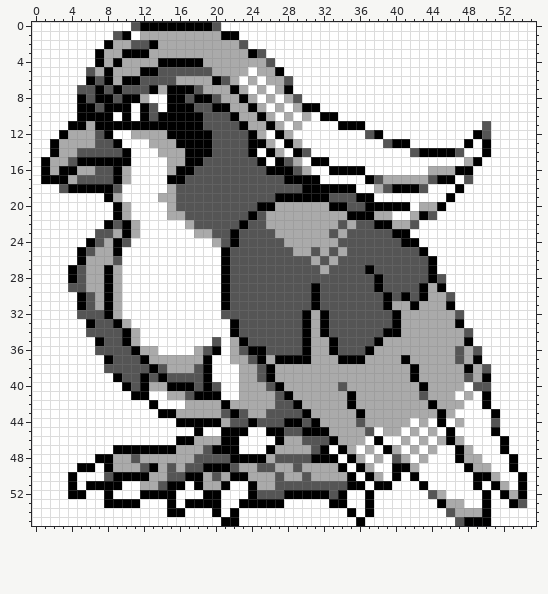
File history of a pixel-art sprite, gfx/pokemon/front/pidgeot.png. Above is the file before it was changed.
The file is 56x56 pixels.
After:
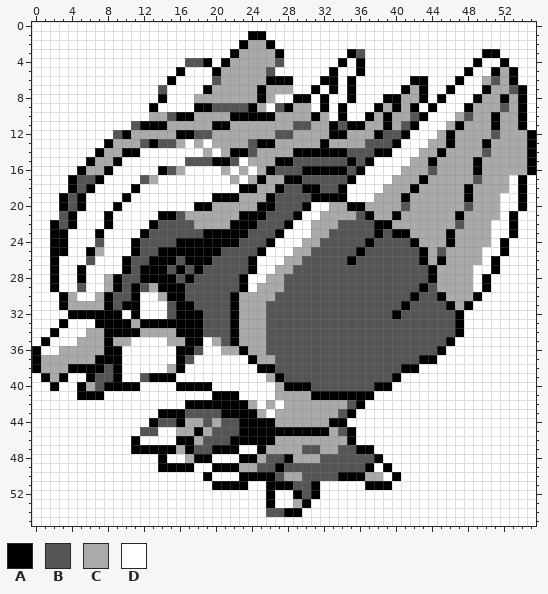
Palette (. is transparent): A #000000  B #555555  C #aaaaaa  D #ffffff
The author wrote: Pidgeot front with sketch and finalizations by Bencer
The exact change:
Changed rows in their new state; - is an unchanged pixel.
first column x 0:
 0 -----------DDDDDDDDDD-----------------------------------
 1 ---------DD-DDDDDDDDDDD-AA------------------------------
 2 --------DDDDDDDDDDDDDDDACCA-----------------------------
 3 -------DDDDDDDDDDDDDDDA-CCCA-------AB-------------AA----
 4 -------DDDDDDDDDDBBADA----CB------A-A------------A--A---
 5 ------DDDDDDDDDDADDDA---C-BD-----A--A-----------A--ACA--
 6 ------DDDDDDDDDADDDDBC-C-CAAA---AA-A------AA---A--CBCA--
 7 -----DDDDDDDDDBDDDDA--C-CAC-C--A-A-A-----ACA--A---ACCBA-
 8 -----DDDDDDDD-ADDDCCC--C-A--DAA-A--A---AACCA-A---ACCACA-
 9 -----DDDDDD-DA-DDDAABBBB---BA-CDA-A---ACACA-A---ACCCBCA-
10 -----DDDD-D-DCCB--CCCC-AA-AC-C-ACDA--ACACCBA---CBCCACCA-
11 ----DDDDDDDB---CCCCCAACC--C-CBBCCAB--CCACBA---CACCCACCA-
12 ---DDDDDDBA----C--BBCCCCC-CBBCCCCAACCC-BBA---CACCCCBCCCA
13 --DDDDDDACCCBABBCDCDCCCCB-ACC-CCACCCCBB--D--CCACCC-CCCCA
14 --DDDDDACC-A--DDDDDCDCAABCC-C-AAAAABBBAA--DCC-CCCCBCCCCA
15 -DDDDD-CC-D----DDBB-AA-DCCC-ABBBBBBABA----CCACCC--CCCCCA
16 -DDDDA-CADD---ABCDDDDCDCDC-BB-AAA--B-----CCCB--CCACCCCCA
17 -DDDA--ADDD-BC-DDDDDDDCDCACC--BBBBBA-DDD---ACCCCCBCCC-A-
18 ---D-B-DDD-A---DDDDDDDDAACCA----BB-D--DCCC-CCCCCACCCC-A-
19 ---ABA--DDA---DDDDDDAAACCCABBBB--AADDDCCCACCCCCCACCC--A-
20 ---ABA----D----DDDAACCCCC--BBBADDCCAACCCCBC--CCCBCCC--A-
21 ---BA---ADD---AABCCCCCCA-ABBBADD---CB---AC-CCCCACCCC-A--
22 --ABA----DDD-ABBBBCCCCA-A-BBADD----B------CCCCCBCCC--A--
23 --AA---ADDDDABBBBBBAAA-A---ADDD---B---A---CCCCACCCC--A--
24 --AA--D-DDDABBBBAAAAAA----ADDD--BB---A---B-CCCACCCC-A---
25 --AA-DA-DD-ABBAAAAAAAB---ADDD---B-B-A-------CBCCCC--A---
26 --A--DBDDDABBAAABAAABB--ADDDCC-B-B-A-------ACACCCC-A----
27 --A-DADDDDABAAABABABBB--ADDCC---B----B-------CCCC--A----
28 --A-DADDCABBAAAABABBBB-ADDCC----------B------CCCC-A-----
29 --A-D-DDCABABCAAABBBBB-ADCCC---B------B-----BCCCC-A-----
30 ---ACDD--BBA--CAABBBBBACCCC----B-------B-BABBACCCA------
31 ---ACCC--BAA---BAABBBBACCC-----B-------BBABBBB-CA-------
32 ----AAAA-A-A---BAAABB-ACCC----BBB--------BBBBBBA--------
33 ---A--DAA-ACAAAAAAABBB-CCC----BBB-------BBBBBBB---------
34 --A---CCAA-ACCCCAAABBB-CCC----BBB------BBBBBBBBAD-------
35 -A---CCCACCD---CCAA-CBACCC----BBBB----BBBBBBBBADD-------
36 A--CCCCCAADDDD--AABDDC-ACC----BBBB---BBBBBBBBADDDD------
37 ACCCCCCA-ADDDDDDABDD--DDAC-BBBBBBBBBBBBBBBBAADDDDD------
38 ACCCAAAA-ADDDDD-ADDD---DDA-BBBBBBBBBBBBBBA-DDDDDDDD-----
39 -ACA--ABB-DDBA-ADDDD---DDDCABBBBBBBBBBBBADDDDDDDDDD-----
40 --A--ACBAA-ADDDD--A-D--DDDDCAAABBB-BBBAADDDDDDDD-DD-----
41 -----AAA---DD--DDDDD-AADDDDCC--AAAA-AADDDDDDDDD-D-D-----
42 -------------D---AAAA-AA-D-DCC-----BADDDDDDDDDDD--D-----
43 ----------------ABBBBA-AA-DCCCC---BADDDDDDDDDDD----D----
44 -------------ABB-CCBCB-A-AACCCCC-AADDDDDDD-D-D-D---D----
45 ------------BB--CC-CBBB-AA--AA----BADD-DD-D-D-D----D----
46 -----------A-------BBB-AAAAC--CCCC-AD-D--D-D-DDD----D---
47 ---------DD------AB------AC---B-CCBBAA-DD-D-D--DD---D---
48 -------DDDDDDDADD-AADDD--CB-ACCCBBBBBBA-DD-D---DDD---D--
49 -----DD-DDDDDDAAAADD--A----AB-BBBBBBBA-ADDD-----DDD--D--
50 ----D---DDDDDDDDDDDADDD-AAA----BBBA-AC----D------DDD--D-
51 ----D-DDDD--DDDDD-DDA-AADDAAA--ADDDDDA-----D-----D-DD-D-
52 ----DD--D---DDDD---DD---DDADD-B-DDD--D------DD----D-DDD-
53 --------DDDD---D-DDDD--DDD-D-CA--DD--D-------DDD--D--DD-
54 ---------------DD---D-D---BBAA-----D-D--------DDDDD-----
55 ---------------------DD-------------D----------DDDD-----
Boxes around the changes in both pictures, in picture pixels (x1, y1, x2, y2):
changed: (32, 22, 536, 526)
